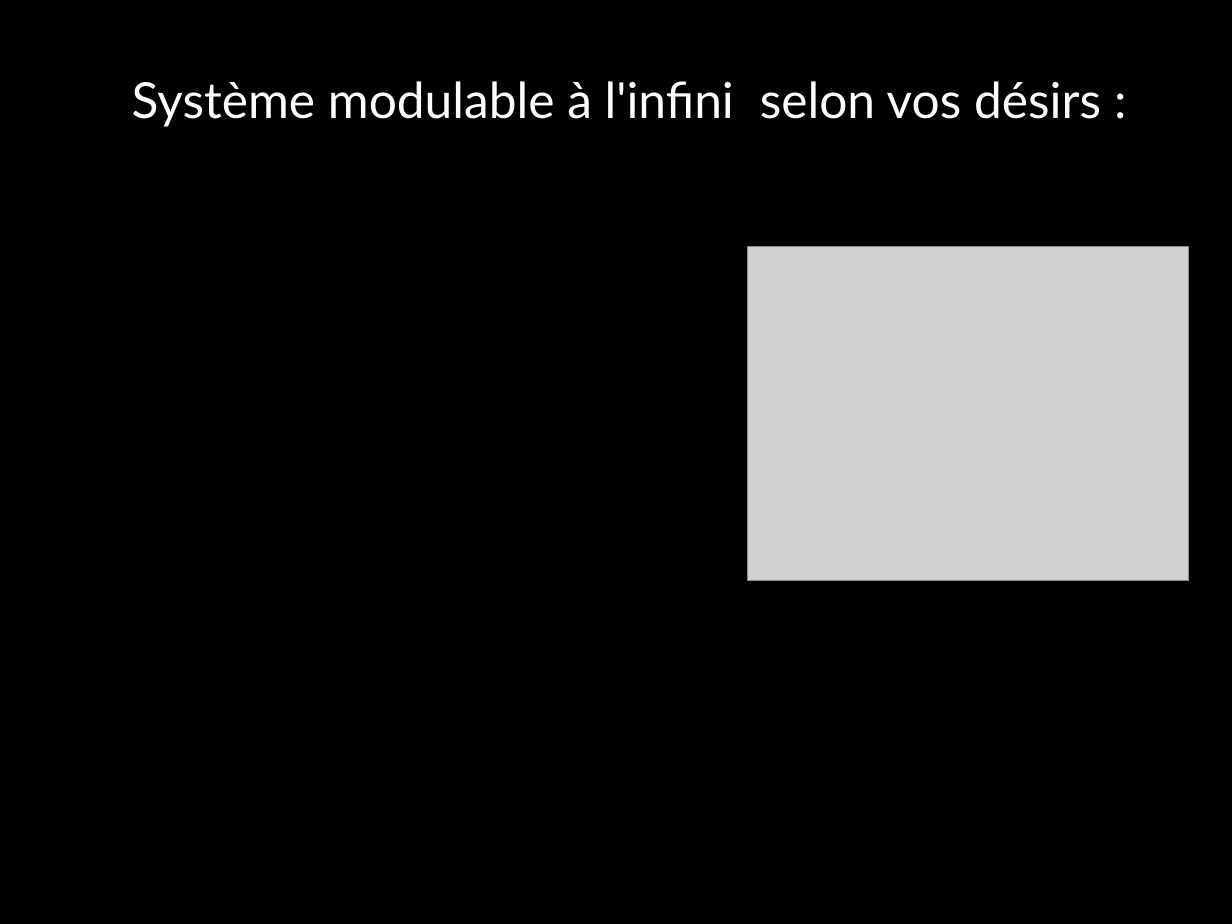
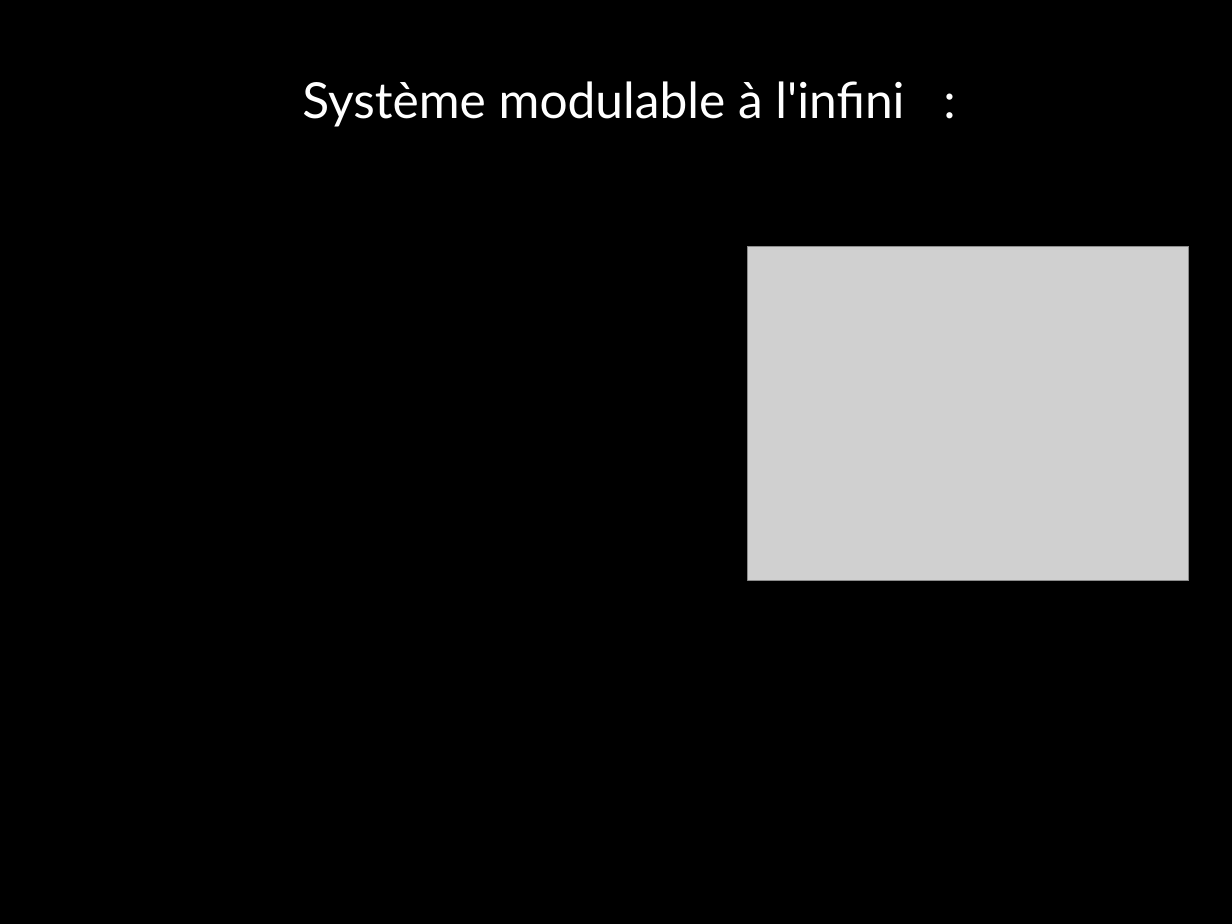
Before and after one commit to cultibox/cultibox, a slide deck: slide 10 of 02_documentation/08_comm/VideoCultibox.odp. Drawn at 1232x924 pixels with LibreOffice and Linux fonts; fonts in the diff are those of the drawing; grey boxes stand for pictures. Boxes give left, top, right and bottom in pixels: in the first picture for what was removed or moved away, otherwise in the second. Text is boxed around its words. In the diff, an @@ line names an element or a change of style, - is before the commit and + after.

```diff
--- a/02_documentation/08_comm/VideoCultibox.odp
+++ b/02_documentation/08_comm/VideoCultibox.odp
@@ title at [302, 81, 904, 127]: text changed @@
-Système modulable à l'infini selon vos désirs :
+Système modulable à l'infini :
```
Also in this commit, not shown: 11 other slides changed.
